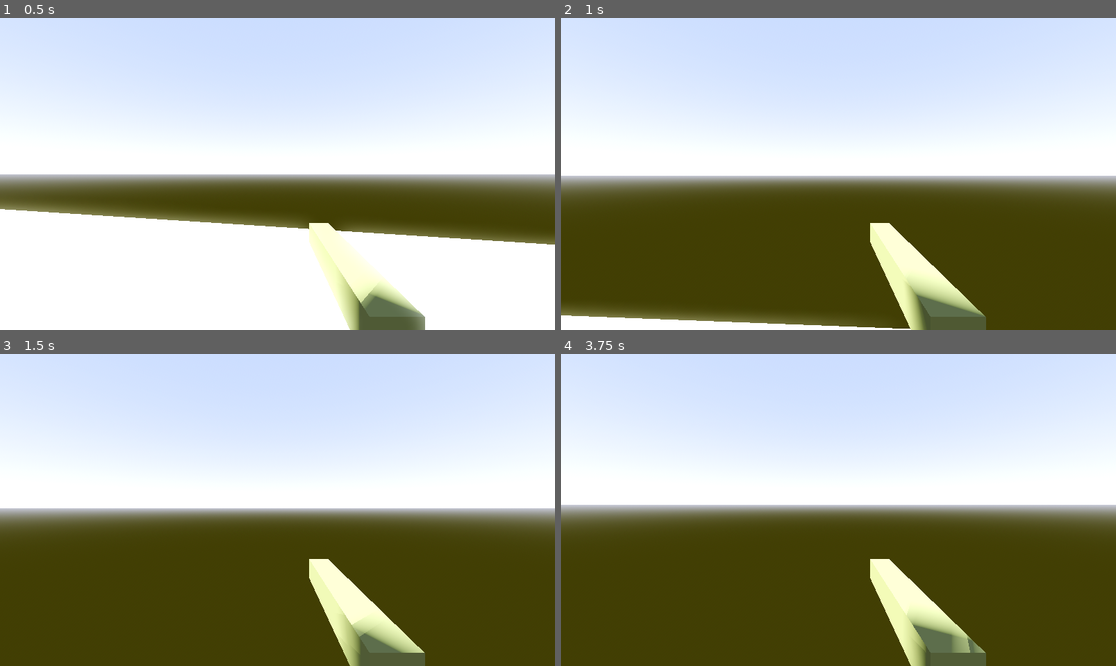
Above: before the commit, frames 1-4 (two rows, left to right).
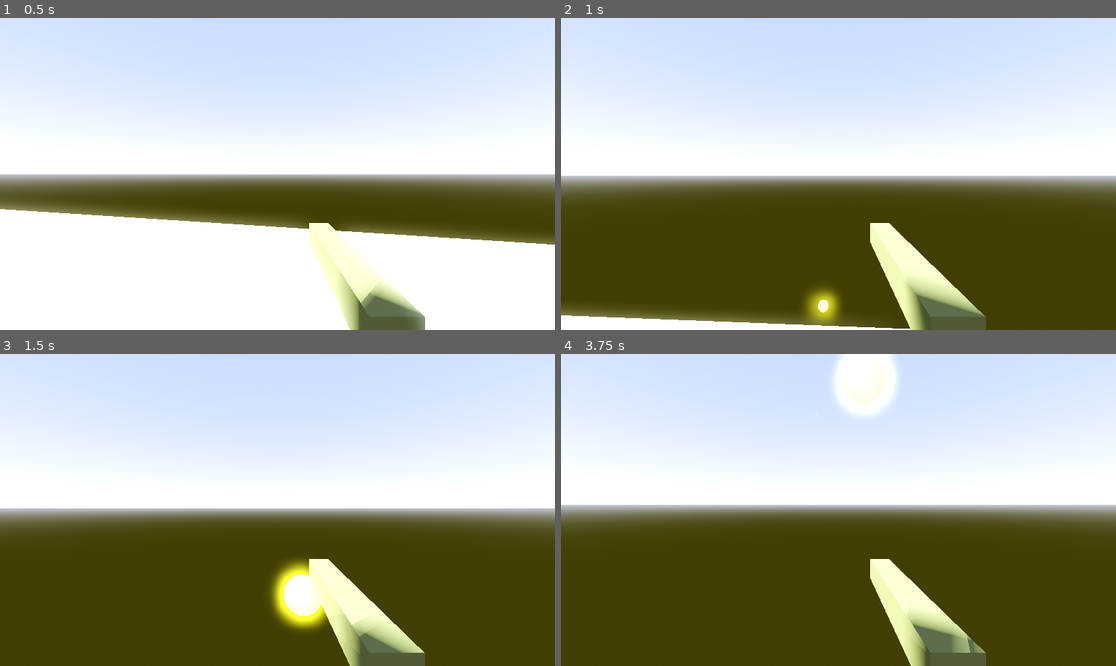
Above: after the commit, the same moments.

Repository: EdBarrancos/Minihit-Xjam23
Game: Godot game, scene res://Game/Scenes/game.tscn
Two runs of this game, one before a commit and one after it. Both use one fixed random seed, a clock stepped at 60 frames per second and the inputs below.
Inputs (mouse positions are in pixels of both pictures, inside the frame that each line leads up to):
- Up to frame 1 (0.5 s): no input
- Up to frame 2 (1 s): tap Enter at 0.5 s; move the mouse to (866, 174) at 0.52 s; hold Up (UP) from 0.53 s (still down); click (866, 174) at 0.6 s; tap Space (JUMP) at 0.77 s
- Up to frame 3 (1.5 s): keep holding Up (UP); move the mouse to (249, 510) at 1.27 s; click (249, 510) at 1.35 s
- Up to frame 4 (3.75 s): keep holding Up (UP); tap Space (JUMP) at 1.52, 3.02 s; move the mouse to (849, 503) at 2.02 s; click (849, 503) at 2.1 s; move the mouse to (832, 516) at 2.77 s; click (832, 516) at 2.85 s; move the mouse to (877, 513) at 3.52 s; click (877, 513) at 3.6 s

Frame 1 is identical in both runs. In frame 2, 0.6% of the frame differs, in the area x 43-51%, y 86-99%; in frame 3, 1.7%; in frame 4, 1.9%, in the area x 45-61%, y 0-20%.

Commit message:
#2 - Finish shooting

Diff:
--- a/project/Player/Scenes/gun.tscn
+++ b/project/Player/Scenes/gun.tscn
@@ -1,6 +1,7 @@
-[gd_scene load_steps=4 format=3 uid="uid://pvi750xacjly"]
+[gd_scene load_steps=5 format=3 uid="uid://pvi750xacjly"]
 
 [ext_resource type="Script" path="res://Player/Scripts/gun.gd" id="1_w2kbx"]
+[ext_resource type="PackedScene" uid="uid://d4niveflkpj5o" path="res://Player/Scenes/orange.tscn" id="2_t88bw"]
 
 [sub_resource type="BoxMesh" id="BoxMesh_hwdy7"]
 lightmap_size_hint = Vector2i(8, 10)
@@ -14,6 +15,7 @@
 
 [node name="Gun" type="Node3D"]
 script = ExtResource("1_w2kbx")
+ammo_type_scene = ExtResource("2_t88bw")
 
 [node name="Mesh" type="MeshInstance3D" parent="."]
 transform = Transform3D(1, 0, 0, 0, 1, 0, 0, 0, 1, 0, 0, -0.217)
--- a/project/Player/Scenes/orange.tscn
+++ b/project/Player/Scenes/orange.tscn
@@ -1,7 +1,8 @@
-[gd_scene load_steps=5 format=3 uid="uid://d4niveflkpj5o"]
+[gd_scene load_steps=6 format=3 uid="uid://d4niveflkpj5o"]
 
 [ext_resource type="Script" path="res://Player/Scripts/orange.gd" id="1_5gt2i"]
 [ext_resource type="PackedScene" uid="uid://ccvplef6eejyv" path="res://Player/Scenes/bullet.tscn" id="2_uxedq"]
+[ext_resource type="PackedScene" uid="uid://chb7js2kohoap" path="res://Utils/Scenes/expiration.tscn" id="3_nmc3q"]
 
 [sub_resource type="StandardMaterial3D" id="StandardMaterial3D_cufsp"]
 shading_mode = 2
@@ -32,4 +33,7 @@
 [node name="Bullet" parent="." node_paths=PackedStringArray("raycast") instance=ExtResource("2_uxedq")]
 raycast = NodePath("../RayCast3D")
 
+[node name="Expiration" parent="." instance=ExtResource("3_nmc3q")]
+seconds_until_deletion = 3.0
+
 [connection signal="hit" from="Bullet" to="." method="_on_bullet_hit"]
--- /dev/null
+++ b/project/Player/Scenes/projectile.tscn
@@ -0,0 +1,6 @@
+[gd_scene load_steps=2 format=3 uid="uid://c34ss715n7fep"]
+
+[ext_resource type="Script" path="res://Player/Scripts/projectile.gd" id="1_bhqjk"]
+
+[node name="Projectile" type="Node3D"]
+script = ExtResource("1_bhqjk")
--- /dev/null
+++ b/project/Player/Scenes/shootable.tscn
@@ -0,0 +1,8 @@
+[gd_scene load_steps=2 format=3 uid="uid://58ima0rognqc"]
+
+[ext_resource type="Script" path="res://Player/Scripts/shootable.gd" id="1_o0or6"]
+
+[node name="Shootable" type="Area3D"]
+collision_layer = 2
+collision_mask = 0
+script = ExtResource("1_o0or6")
--- a/project/Player/Scripts/bullet.gd
+++ b/project/Player/Scripts/bullet.gd
@@ -1,4 +1,6 @@
 extends Node3D
+
+class_name Bullet
 
 @export var raycast : RayCast3D
 
--- a/project/Player/Scripts/gun.gd
+++ b/project/Player/Scripts/gun.gd
@@ -1,4 +1,7 @@
 extends Node3D
+
+@export var ammo_type_scene : PackedScene
+@onready var gun_barrel = $RayCast3D
 
 var charging_tween
 
@@ -24,3 +27,10 @@
 	if charging_tween != null:
 		charging_tween.kill()
 	self.scale = Vector3(1, 1, 1)
+	shoot()
+
+func shoot():
+	var bullet_instance = ammo_type_scene.instantiate()
+	bullet_instance.position = gun_barrel.global_position
+	bullet_instance.transform.basis = gun_barrel.global_transform.basis
+	get_viewport().add_child(bullet_instance)
--- a/project/Player/Scripts/orange.gd
+++ b/project/Player/Scripts/orange.gd
@@ -1,4 +1,11 @@
-extends Node3D
+extends Projectile
+
+@export var SPEED: float = 0.3
+@export var GRAVITY: float = 0.08
 
 func _on_bullet_hit():
 	queue_free()
+
+func _process(delta):
+	position += transform.basis * Vector3(0, 0, -SPEED)
+	position += Vector3(0,-GRAVITY, 0)
--- /dev/null
+++ b/project/Player/Scripts/projectile.gd
@@ -0,0 +1,3 @@
+extends Node3D
+
+class_name Projectile
--- /dev/null
+++ b/project/Player/Scripts/shootable.gd
@@ -0,0 +1,8 @@
+extends Area3D
+
+class_name Shootable
+
+signal was_hit
+
+func hit():
+	emit_signal("was_hit")
--- /dev/null
+++ b/project/Utils/Scenes/expiration.tscn
@@ -0,0 +1,8 @@
+[gd_scene load_steps=2 format=3 uid="uid://chb7js2kohoap"]
+
+[ext_resource type="Script" path="res://Utils/Scripts/expiration.gd" id="1_j42c7"]
+
+[node name="Expiration" type="Node"]
+script = ExtResource("1_j42c7")
+
+[node name="Timer" type="Timer" parent="."]
--- /dev/null
+++ b/project/Utils/Scripts/expiration.gd
@@ -0,0 +1,23 @@
+extends Node
+
+@export var seconds_until_deletion: float
+@onready var timer: Timer = $Timer
+
+@export var on_animation_finished_name : StringName
+
+# Called when the node enters the scene tree for the first time.
+func _ready():
+	if seconds_until_deletion > 0:
+		timer.set_wait_time(seconds_until_deletion)
+		timer.start()
+
+func _on_timer_timeout():
+	clear()
+
+
+func _on_animation_player_animation_finished(anim_name):
+	if anim_name == on_animation_finished_name:
+		clear()
+
+func clear():
+	get_parent().queue_free()
--- a/project/project.godot
+++ b/project/project.godot
@@ -60,4 +60,4 @@
 [layer_names]
 
 3d_render/layer_3="gun"
-3d_physics/layer_2="children"
+3d_physics/layer_2="shootable"
